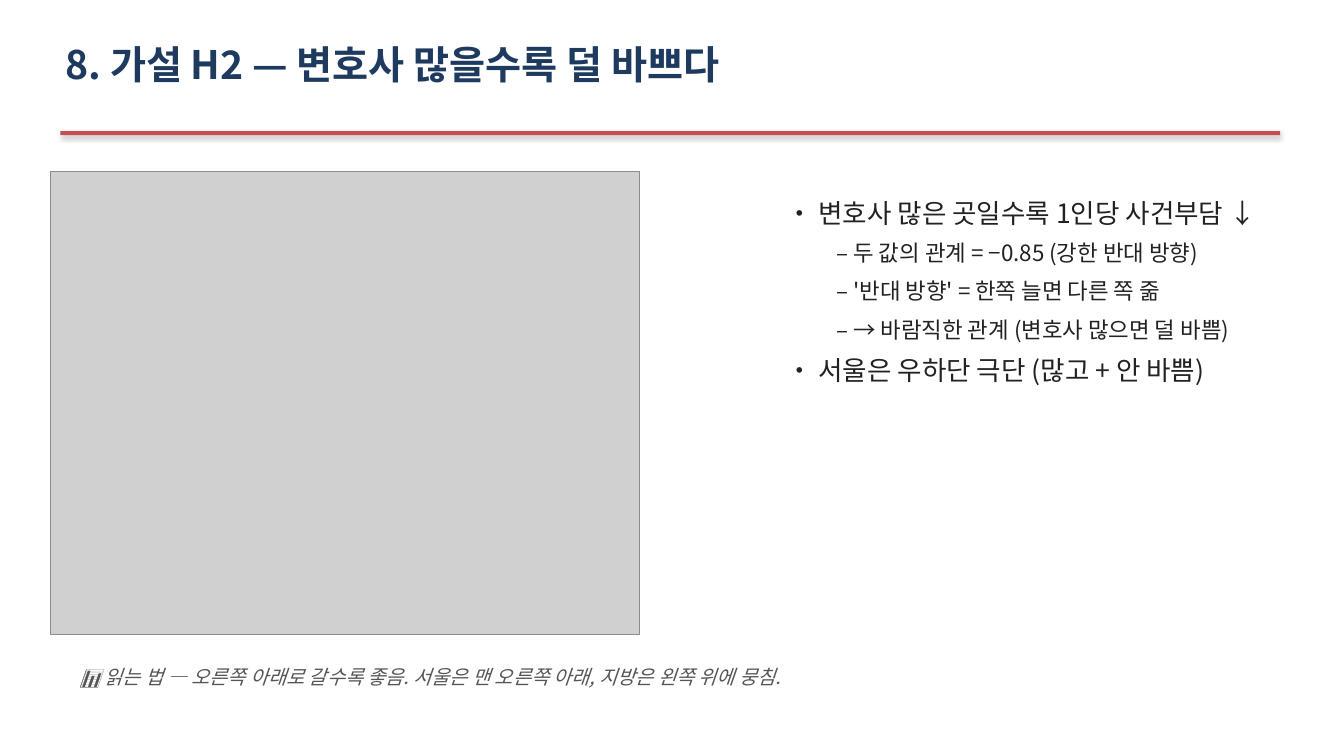
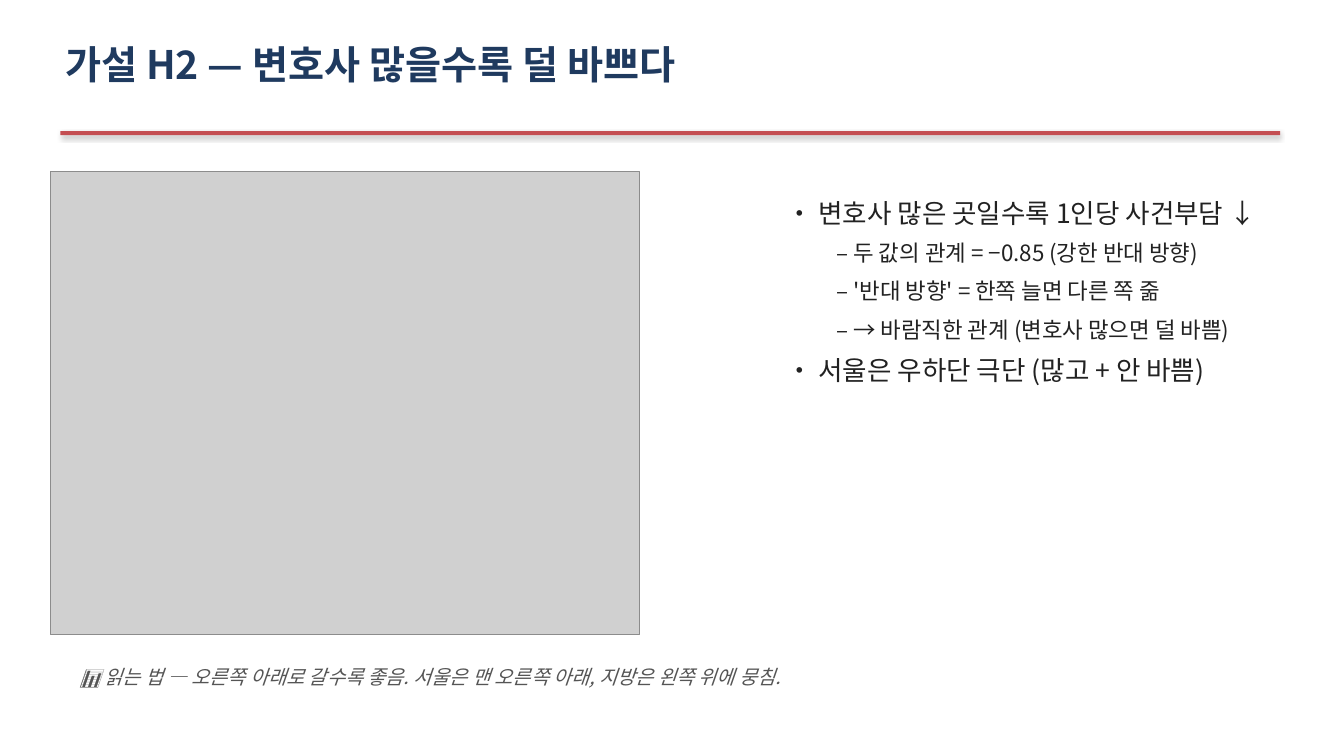
Before and after one commit to Allenkeem/llai-project, a slide deck: slide 14 of reports/발표자료.pptx. Drawn at 1344x756 pixels with LibreOffice and Linux fonts; fonts in the diff are those of the drawing; grey boxes stand for pictures. Boxes give left, top, right and bottom in pixels: in the first picture for what was removed or moved away, otherwise in the second. Text is boxed around its words. In the diff, an @@ line names an element or a change of style, - is before the commit and + after.

```diff
--- a/reports/발표자료.pptx
+++ b/reports/발표자료.pptx
@@ text at box(65, 46, 675, 83): text changed @@
-8. 가설 H2 — 변호사 많을수록 덜 바쁘다
+가설 H2 — 변호사 많을수록 덜 바쁘다
```
Also in this commit, not shown: 16 other slides changed.
